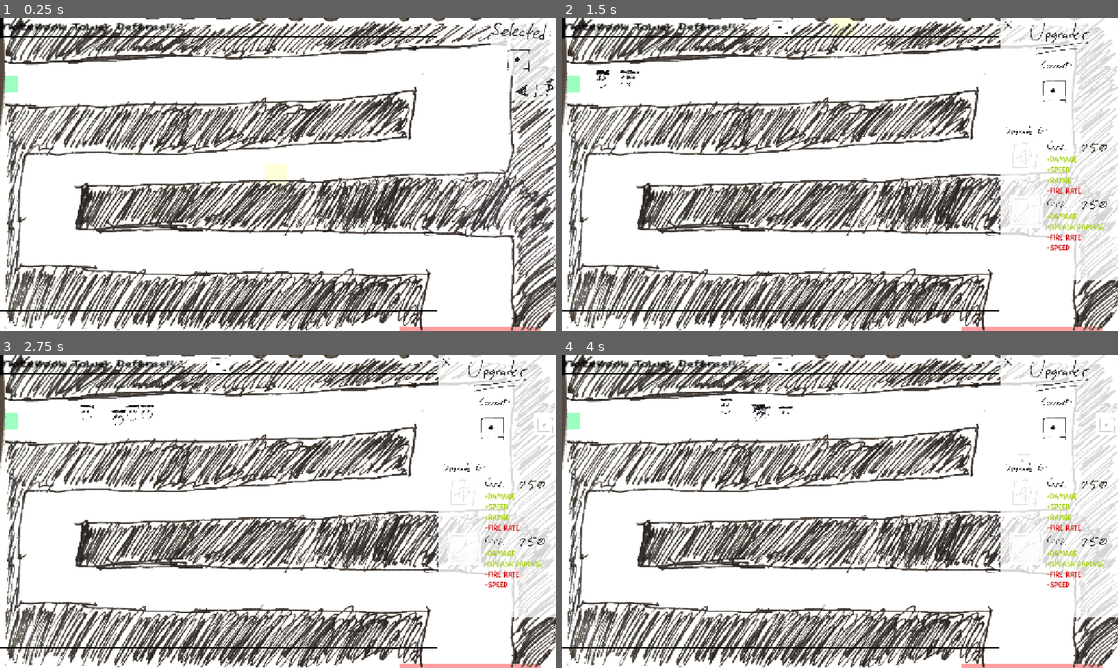
Above: before the commit, frames 1-4 (two rows, left to right).
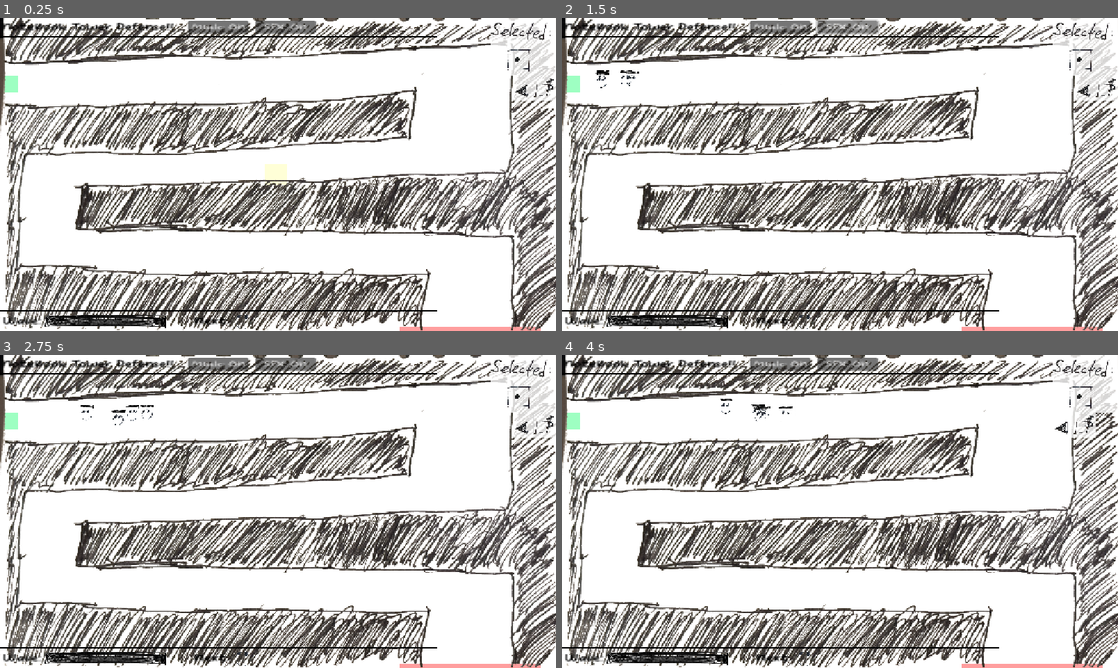
Above: after the commit, the same moments.

Repository: OzuYatamutsu/notebook-tower-defense
Game: Godot game, scene res://levels/level_cools.tscn
The game is run twice, just before and just after one commit, with the same random seed, the same clock (stepped at 60 frames per second) and the same inputs. This scene is started directly instead of the project's main scene.
Inputs (mouse positions are in pixels of both pictures, inside the frame that each line leads up to):
- Up to frame 1 (0.25 s): no input
- Up to frame 2 (1.5 s): click (778, 27) at 0.5 s, where only the run after the commit has a clickable "Music: ON"; click (845, 27) at 1.25 s, where only the run after the commit has a clickable "SFX: ON"
- Up to frame 3 (2.75 s): click (544, 423) at 2.02 s
- Up to frame 4 (4 s): click (1084, 426) at 2.77 s; click (1023, 461) at 3.52 s

The runs differ from the first frame. In frame 1, 1.8% of the frame differs, in the area x 0-57%, y 0-100%; in frame 2, 7.1%; in frame 3, 7.1%; in frame 4, 7.2%, in the area x 0-100%, y 0-100%.
Error after the commit: Invalid access to property or key 'size' on a base object of type 'null instance'. (res://components/next_wave_meter.gd:34)

Commit message:
More work on updated UI

Diff:
--- a/components/NextWaveMeter.tscn
+++ b/components/NextWaveMeter.tscn
@@ -1,7 +1,6 @@
-[gd_scene load_steps=4 format=3 uid="uid://crh5ydle8qkpy"]
+[gd_scene load_steps=3 format=3 uid="uid://crh5ydle8qkpy"]
 
 [ext_resource type="Script" uid="uid://cmeghri4gm058" path="res://components/next_wave_meter.gd" id="1_ifmuv"]
-[ext_resource type="Texture2D" uid="uid://ct3d0l4kpji8r" path="res://sprites/next_label.png" id="2_ifmuv"]
 [ext_resource type="Texture2D" uid="uid://bqmx3udvicsbi" path="res://sprites/basic_enemy.png" id="3_ifmuv"]
 
 [node name="NextWaveMeter" type="Control" groups=["next_wave_meter"]]
@@ -15,26 +14,10 @@
 grow_vertical = 2
 script = ExtResource("1_ifmuv")
 
-[node name="BgRect" type="ColorRect" parent="."]
-layout_mode = 0
-offset_left = 39.0
-offset_top = 101.0
-offset_right = 579.0
-offset_bottom = 656.0
-color = Color(1, 1, 1, 0.784314)
-
-[node name="NextLabel" type="TextureRect" parent="."]
-layout_mode = 0
-offset_right = 40.0
-offset_bottom = 40.0
-texture = ExtResource("2_ifmuv")
-
 [node name="NextMobSpriteContainer" type="HBoxContainer" parent="."]
 layout_mode = 0
-offset_left = 148.0
-offset_top = 355.0
-offset_right = 1152.0
-offset_bottom = 855.0
+offset_right = 1004.0
+offset_bottom = 500.0
 scale = Vector2(0.5, 0.5)
 
 [node name="PlaceholderSprite" type="TextureRect" parent="NextMobSpriteContainer"]
--- /dev/null
+++ b/components/UIDefault.tres
@@ -0,0 +1,8 @@
+[gd_resource type="Theme" load_steps=2 format=3 uid="uid://dym7h64funxyg"]
+
+[ext_resource type="FontFile" uid="uid://gg8s1xc4jyl8" path="res://components/Cheese Potato.otf" id="1_oa8wa"]
+
+[resource]
+default_font = ExtResource("1_oa8wa")
+Control/colors/default_color = Color(0, 0, 0, 1)
+Control/font_sizes/normal_font_size = 20
--- a/components/ui.tscn
+++ b/components/ui.tscn
@@ -1,18 +1,14 @@
 [gd_scene load_steps=10 format=3 uid="uid://dhs0soxiwf4lb"]
 
-[ext_resource type="FontFile" uid="uid://gg8s1xc4jyl8" path="res://components/Cheese Potato.otf" id="1_0eatc"]
 [ext_resource type="PackedScene" uid="uid://cfnlgefdgcrs3" path="res://components/MoneyMeter.tscn" id="1_34iyr"]
+[ext_resource type="Theme" uid="uid://dym7h64funxyg" path="res://components/UIDefault.tres" id="1_24715"]
+[ext_resource type="PackedScene" uid="uid://caapeiewaemnb" path="res://components/time_bar.tscn" id="2_24715"]
 [ext_resource type="PackedScene" uid="uid://djugbukw7mfia" path="res://components/LivesMeter.tscn" id="2_k05k2"]
 [ext_resource type="PackedScene" uid="uid://bud4ymw0n8vf8" path="res://components/WaveMeter.tscn" id="3_0eatc"]
 [ext_resource type="PackedScene" uid="uid://fr40caw6de22" path="res://components/SelectedTowerMeter.tscn" id="4_24715"]
 [ext_resource type="PackedScene" uid="uid://o1i4jsdysgqk" path="res://components/TowerBuyPanel.tscn" id="5_451mt"]
 [ext_resource type="PackedScene" uid="uid://crh5ydle8qkpy" path="res://components/NextWaveMeter.tscn" id="6_23jcn"]
 [ext_resource type="PackedScene" uid="uid://svkoe5vyyv51" path="res://components/TowerUpgradePanel.tscn" id="7_k05k2"]
-
-[sub_resource type="Theme" id="Theme_24715"]
-default_font = ExtResource("1_0eatc")
-Control/colors/default_color = Color(0, 0, 0, 1)
-Control/font_sizes/normal_font_size = 20
 
 [node name="UI" type="CanvasLayer"]
 layer = 2
@@ -38,11 +34,29 @@
 layout_mode = 0
 offset_right = 201.0
 offset_bottom = 37.0
-theme = SubResource("Theme_24715")
+theme = ExtResource("1_24715")
 text = "Notebook Tower Defense!!"
 fit_content = true
 horizontal_alignment = 1
 vertical_alignment = 1
+
+[node name="MusicToggleButton" type="Button" parent="TopBar"]
+layout_mode = 0
+offset_left = 217.413
+offset_top = 4.57947
+offset_right = 287.413
+offset_bottom = 31.5795
+theme = ExtResource("1_24715")
+text = "Music: ON"
+
+[node name="SfxToggleButton" type="Button" parent="TopBar"]
+layout_mode = 0
+offset_left = 295.24
+offset_top = 4.57947
+offset_right = 365.24
+offset_bottom = 31.5795
+theme = ExtResource("1_24715")
+text = "SFX: ON"
 
 [node name="BottomBar" type="Control" parent="."]
 layout_mode = 3
@@ -62,6 +76,32 @@
 grow_horizontal = 2
 grow_vertical = 2
 color = Color(0, 0, 0, 1)
+
+[node name="WaveLabel" type="RichTextLabel" parent="BottomBar"]
+layout_mode = 0
+offset_left = 2.00844
+offset_top = 5.0
+offset_right = 50.0084
+offset_bottom = 42.0
+theme = ExtResource("1_24715")
+text = "Wave:"
+fit_content = true
+vertical_alignment = 1
+
+[node name="TimeBar" parent="BottomBar" instance=ExtResource("2_24715")]
+position = Vector2(121.008, 23.8132)
+scale = Vector2(0.37, 0.37)
+
+[node name="NextLabel" type="RichTextLabel" parent="BottomBar"]
+layout_mode = 0
+offset_left = 223.438
+offset_top = 5.0
+offset_right = 271.438
+offset_bottom = 42.0
+theme = ExtResource("1_24715")
+text = "Next:"
+fit_content = true
+vertical_alignment = 1
 
 [node name="MoneyMeter" parent="." instance=ExtResource("1_34iyr")]
 visible = false
@@ -107,11 +147,10 @@
 visible = false
 
 [node name="NextWaveMeter" parent="." instance=ExtResource("6_23jcn")]
-visible = false
-offset_left = 146.0
-offset_top = 8.0
-offset_right = 146.0
-offset_bottom = 8.0
+offset_left = 542.0
+offset_top = 678.0
+offset_right = 1415.0
+offset_bottom = 218.0
 scale = Vector2(0.15, 0.15)
 
 [node name="TowerUpgradePanel" parent="." instance=ExtResource("7_k05k2")]
